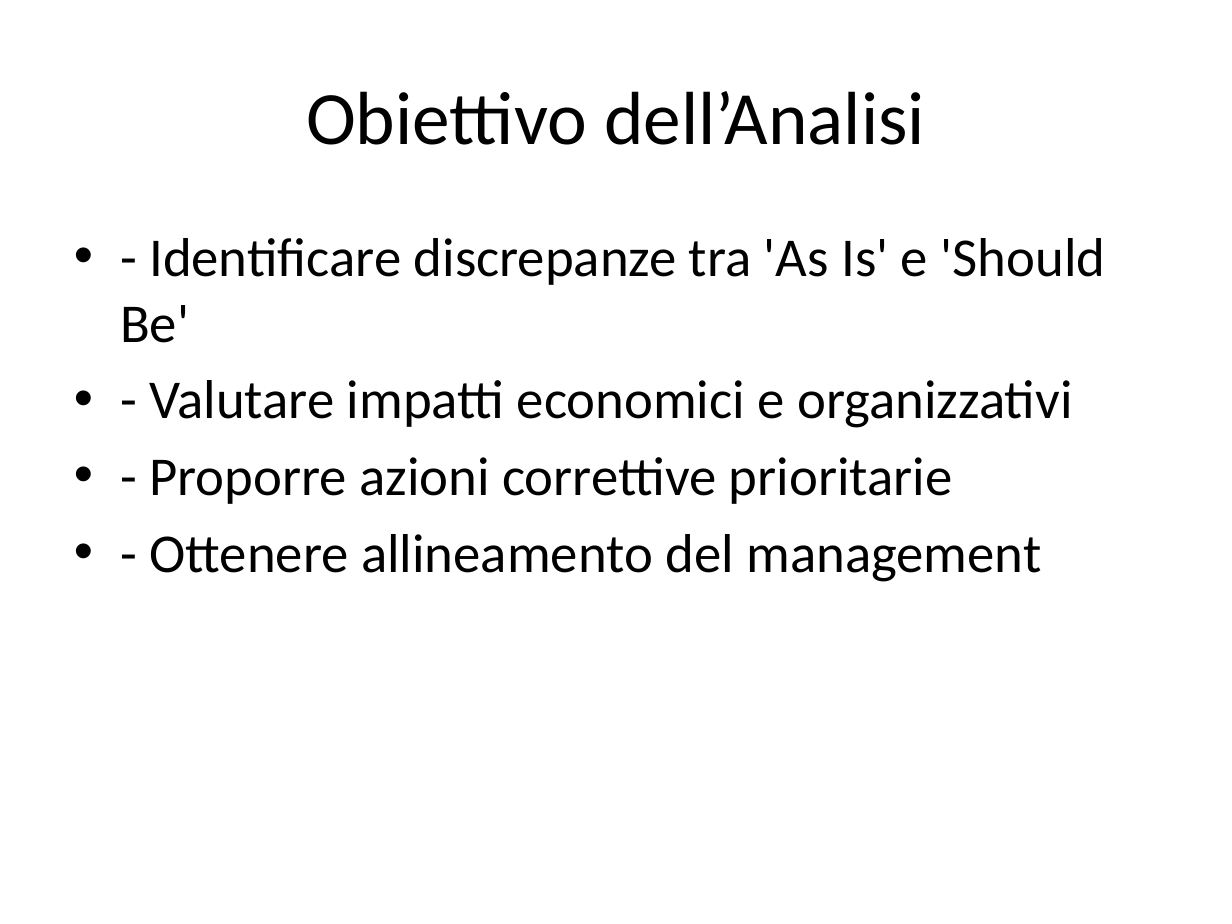
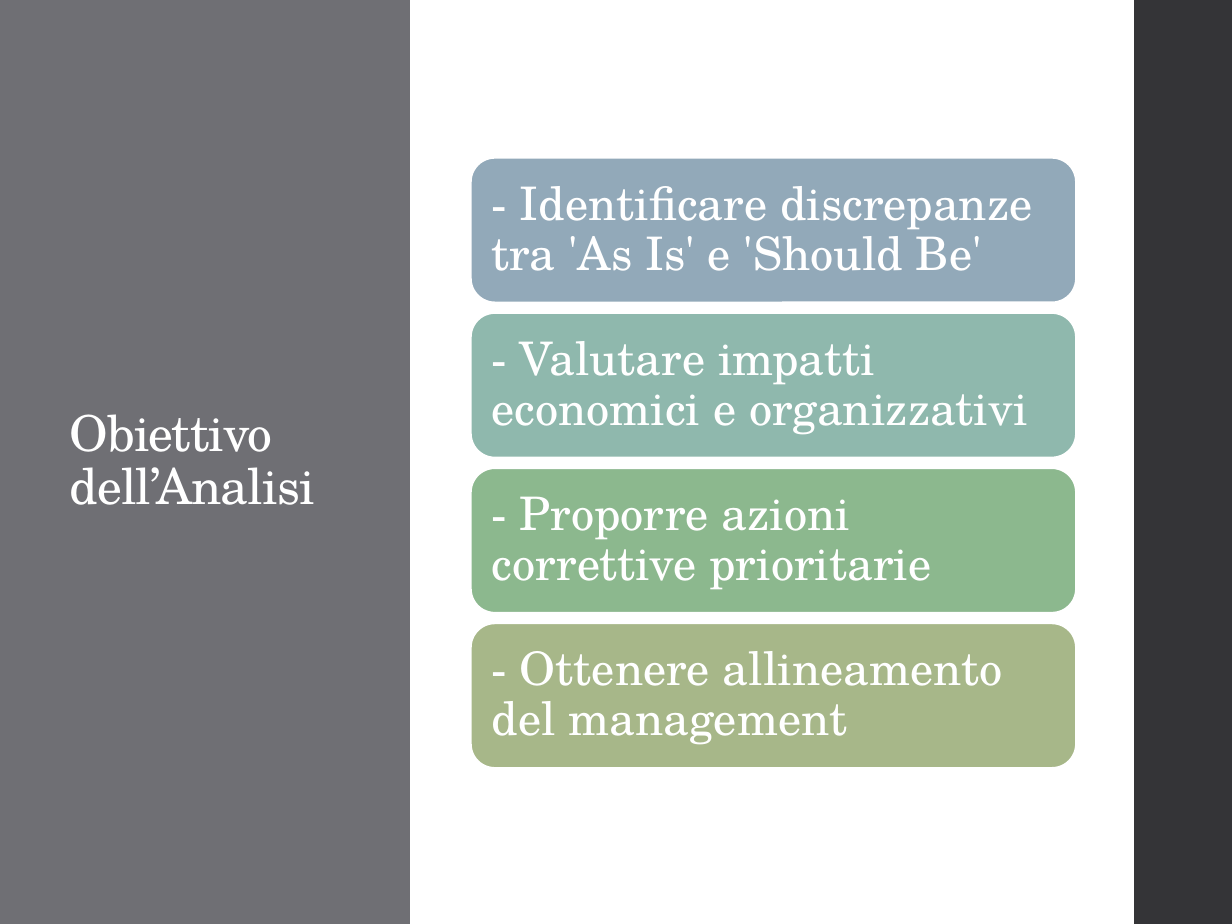
Before and after one commit to andycruccas92/Portfolio, a slide deck: slide 2 of templates_tmp/Template_Presentazione_Gap_Analysis.pptx. Drawn at 1232x924 pixels with LibreOffice and Linux fonts; fonts in the diff are those of the drawing. Boxes give left, top, right and bottom in pixels: in the first picture for what was removed or moved away, otherwise in the second. Text is boxed around its words. In the diff, an @@ line names an element or a change of style, - is before the commit and + after.

```diff
--- a/templates_tmp/Template_Presentazione_Gap_Analysis.pptx
+++ b/templates_tmp/Template_Presentazione_Gap_Analysis.pptx
@@ rectangle added at <box>0,0,410,924</box>, fill #6F6F74 @@
@@ rectangle added at <box>1135,0,1232,924</box>, fill #353537 @@
@@ rectangle added at <box>1141,0,1232,924</box>, fill #353537 @@
@@ title "Obiettivo dell’Analisi": place and size @@
-title "Obiettivo dell’Analisi" at <box>306,91,925,145</box>
+title "Obiettivo dell’Analisi" at <box>70,414,315,505</box>
@@ title "Obiettivo dell’Analisi" at <box>70,414,315,505</box>: size 44 to 29 pt, font Calibri to TeX Gyre Schola, text colour #000000 to #FFFFFF, letter spacing 0 to -0.5 pt; alignment centre to left; line spacing 1 to 0.9 @@
@@ text removed at <box>120,238,1106,582</box> @@
-• - Identificare discrepanze tra 'As Is' e 'Should Be'
-• - Valutare impatti economici e organizzativi
-• - Proporre azioni correttive prioritarie
-• - Ottenere allineamento del management
@@ group added at <box>471,158,1076,768</box>: 4 rounded rectangles, 4 texts @@
+- Identificare discrepanze tra 'As Is' e 'Should Be'
+- Valutare impatti economici e organizzativi
+- Proporre azioni correttive prioritarie
+- Ottenere allineamento del management
```
Also in this commit, not shown: 5 other slides changed, 12 other files.
